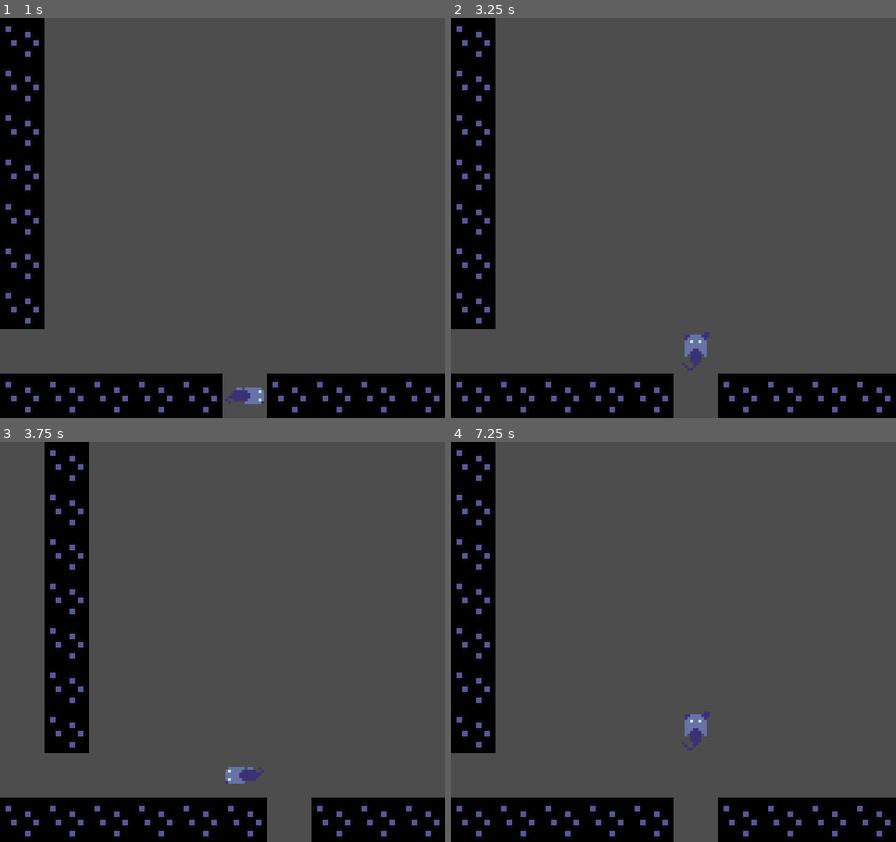
Above: before the commit, frames 1-4 (two rows, left to right).
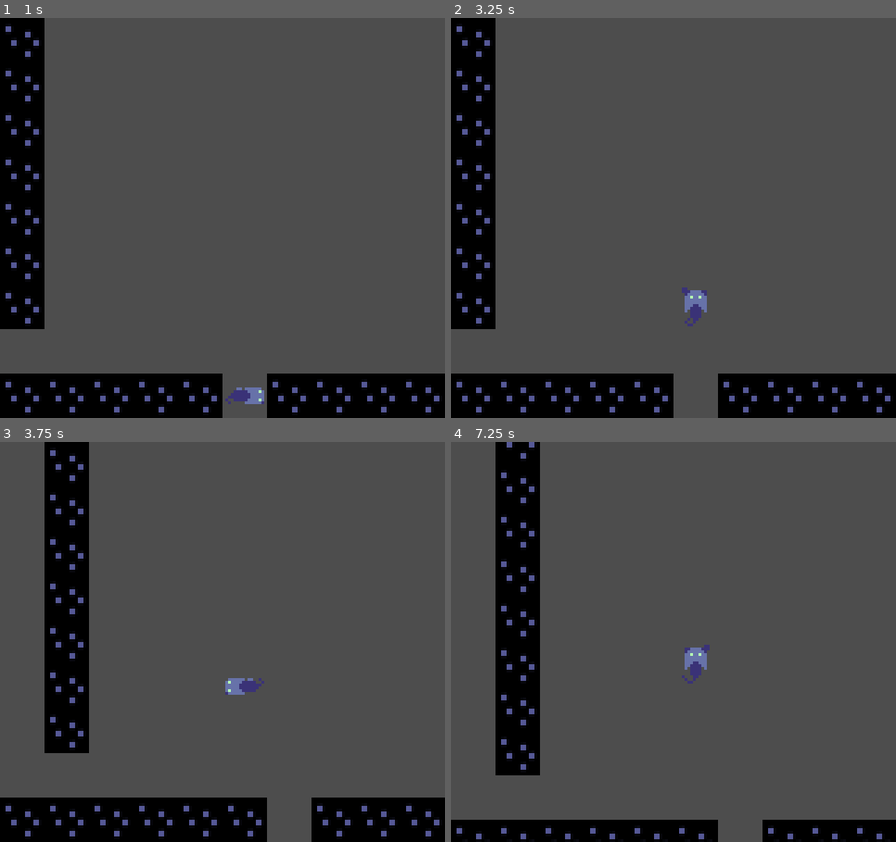
Above: after the commit, the same moments.

Repository: SnowJackGames/keep-your-color-kitty
Game: Godot game, scene res://scenes/Node2D.tscn
Same seed, same stepped clock (60 frames per second), same inputs: the game is played once before the commit and once after it. The project has no main scene, so this scene is started directly.
Inputs:
- Up to frame 1 (1 s): tap Enter at 0.5 s; hold Right (ui_right) from 0.53 s (still down)
- Up to frame 2 (3.25 s): tap Space at 1.25, 2.75 s; release Right (ui_right) at 1.28 s; hold Down (ui_down) 1.28-2.03 s; tap Enter at 2 s; hold Right (ui_right) 2.03-2.78 s; hold Up (ui_up) from 2.78 s (still down)
- Up to frame 3 (3.75 s): release Up (ui_up) at 3.53 s; hold Left (ui_left) from 3.53 s (still down)
- Up to frame 4 (7.25 s): tap Enter at 5 s; release Left (ui_left) at 5.03 s; hold Down (ui_down) 5.03-5.78 s; tap Space at 5.75 s; hold Right (ui_right) 5.78-6.53 s; hold Up (ui_up) from 6.53 s (still down)

Frame 1 is identical in both runs. In frame 2, 0.7% of the frame differs, in the area x 51-59%, y 67-89%; in frame 3, 0.6%; in frame 4, 23%, in the area x 0-100%, y 0-100%.

Commit message:
basic turn-based movement

Diff:
--- a/project.godot
+++ b/project.godot
@@ -16,6 +16,10 @@
 boot_splash/use_filter=false
 config/icon="res://icon.svg"
 
+[autoload]
+
+Debug="*uid://i8q3nygdq8fy"
+
 [display]
 
 window/size/viewport_width=160
--- a/scenes/Node2D.tscn
+++ b/scenes/Node2D.tscn
@@ -1,9 +1,11 @@
 [gd_scene format=3 uid="uid://bvivttt157co2"]
 
+[ext_resource type="Script" uid="uid://cvlrsnc0vhmnh" path="res://scripts/game_manager.gd" id="1_iweij"]
 [ext_resource type="PackedScene" uid="uid://cdr8jgfxou2vs" path="res://scenes/player.tscn" id="1_req00"]
 [ext_resource type="PackedScene" uid="uid://cy1feuedew32n" path="res://scenes/wall.tscn" id="2_iweij"]
 
 [node name="Node2D" type="Node2D" unique_id=1141408967]
+script = ExtResource("1_iweij")
 
 [node name="Elements" type="Node" parent="." unique_id=863767842]
 
@@ -17,266 +19,354 @@
 
 [node name="Wall" parent="Elements/Walls" unique_id=34819834 instance=ExtResource("2_iweij")]
 position = Vector2(0, 112)
+script = null
 
 [node name="Wall2" parent="Elements/Walls" unique_id=1467326679 instance=ExtResource("2_iweij")]
 position = Vector2(0, 96)
+script = null
 
 [node name="Wall3" parent="Elements/Walls" unique_id=1869753478 instance=ExtResource("2_iweij")]
 position = Vector2(0, 80)
+script = null
 
 [node name="Wall4" parent="Elements/Walls" unique_id=1629543131 instance=ExtResource("2_iweij")]
 position = Vector2(0, 64)
+script = null
 
 [node name="Wall5" parent="Elements/Walls" unique_id=2006624537 instance=ExtResource("2_iweij")]
 position = Vector2(0, 48)
+script = null
 
 [node name="Wall6" parent="Elements/Walls" unique_id=402114513 instance=ExtResource("2_iweij")]
 position = Vector2(0, 32)
+script = null
 
 [node name="Wall7" parent="Elements/Walls" unique_id=1493262896 instance=ExtResource("2_iweij")]
 position = Vector2(0, 16)
+script = null
 
 [node name="Wall8" parent="Elements/Walls" unique_id=2057112403 instance=ExtResource("2_iweij")]
+script = null
 
 [node name="Wall9" parent="Elements/Walls" unique_id=246639627 instance=ExtResource("2_iweij")]
 position = Vector2(16, 0)
+script = null
 
 [node name="Wall10" parent="Elements/Walls" unique_id=1086159295 instance=ExtResource("2_iweij")]
 position = Vector2(32, 0)
+script = null
 
 [node name="Wall11" parent="Elements/Walls" unique_id=101844750 instance=ExtResource("2_iweij")]
 position = Vector2(48, 0)
+script = null
 
 [node name="Wall12" parent="Elements/Walls" unique_id=79701289 instance=ExtResource("2_iweij")]
 position = Vector2(64, 0)
+script = null
 
 [node name="Wall13" parent="Elements/Walls" unique_id=1055959612 instance=ExtResource("2_iweij")]
 position = Vector2(80, 0)
+script = null
 
 [node name="Wall14" parent="Elements/Walls" unique_id=32487809 instance=ExtResource("2_iweij")]
 position = Vector2(96, 0)
+script = null
 
 [node name="Wall15" parent="Elements/Walls" unique_id=1254649187 instance=ExtResource("2_iweij")]
 position = Vector2(112, 0)
+script = null
 
 [node name="Wall16" parent="Elements/Walls" unique_id=1758449830 instance=ExtResource("2_iweij")]
 position = Vector2(128, 0)
+script = null
 
 [node name="Wall17" parent="Elements/Walls" unique_id=1170690918 instance=ExtResource("2_iweij")]
 position = Vector2(144, 0)
+script = null
 
 [node name="Wall37" parent="Elements/Walls" unique_id=312628213 instance=ExtResource("2_iweij")]
 position = Vector2(144, 272)
+script = null
 
 [node name="Wall38" parent="Elements/Walls" unique_id=1447846538 instance=ExtResource("2_iweij")]
 position = Vector2(176, 272)
+script = null
 
 [node name="Wall39" parent="Elements/Walls" unique_id=742144262 instance=ExtResource("2_iweij")]
 position = Vector2(192, 272)
+script = null
 
 [node name="Wall40" parent="Elements/Walls" unique_id=2046372176 instance=ExtResource("2_iweij")]
 position = Vector2(208, 272)
+script = null
 
 [node name="Wall41" parent="Elements/Walls" unique_id=2129358049 instance=ExtResource("2_iweij")]
 position = Vector2(224, 272)
+script = null
 
 [node name="Wall42" parent="Elements/Walls" unique_id=783149502 instance=ExtResource("2_iweij")]
 position = Vector2(240, 272)
+script = null
 
 [node name="Wall43" parent="Elements/Walls" unique_id=434918128 instance=ExtResource("2_iweij")]
 position = Vector2(256, 272)
+script = null
 
 [node name="Wall44" parent="Elements/Walls" unique_id=1335436364 instance=ExtResource("2_iweij")]
 position = Vector2(272, 272)
+script = null
 
 [node name="Wall45" parent="Elements/Walls" unique_id=622352666 instance=ExtResource("2_iweij")]
 position = Vector2(288, 272)
+script = null
 
 [node name="Wall46" parent="Elements/Walls" unique_id=1419604843 instance=ExtResource("2_iweij")]
 position = Vector2(304, 128)
+script = null
 
 [node name="Wall47" parent="Elements/Walls" unique_id=1799628797 instance=ExtResource("2_iweij")]
 position = Vector2(304, 112)
+script = null
 
 [node name="Wall48" parent="Elements/Walls" unique_id=359963579 instance=ExtResource("2_iweij")]
 position = Vector2(304, 96)
+script = null
 
 [node name="Wall49" parent="Elements/Walls" unique_id=820617946 instance=ExtResource("2_iweij")]
 position = Vector2(304, 80)
+script = null
 
 [node name="Wall50" parent="Elements/Walls" unique_id=652027484 instance=ExtResource("2_iweij")]
 position = Vector2(304, 64)
+script = null
 
 [node name="Wall51" parent="Elements/Walls" unique_id=1588980359 instance=ExtResource("2_iweij")]
 position = Vector2(304, 48)
+script = null
 
 [node name="Wall52" parent="Elements/Walls" unique_id=1786089538 instance=ExtResource("2_iweij")]
 position = Vector2(304, 32)
+script = null
 
 [node name="Wall53" parent="Elements/Walls" unique_id=2031246519 instance=ExtResource("2_iweij")]
 position = Vector2(304, 16)
+script = null
 
 [node name="Wall54" parent="Elements/Walls" unique_id=1791113922 instance=ExtResource("2_iweij")]
 position = Vector2(304, 0)
+script = null
 
 [node name="Wall64" parent="Elements/Walls" unique_id=1173333588 instance=ExtResource("2_iweij")]
 position = Vector2(304, 272)
+script = null
 
 [node name="Wall65" parent="Elements/Walls" unique_id=1145789992 instance=ExtResource("2_iweij")]
 position = Vector2(304, 256)
+script = null
 
 [node name="Wall66" parent="Elements/Walls" unique_id=2026410398 instance=ExtResource("2_iweij")]
 position = Vector2(304, 240)
+script = null
 
 [node name="Wall67" parent="Elements/Walls" unique_id=250082568 instance=ExtResource("2_iweij")]
 position = Vector2(304, 224)
+script = null
 
 [node name="Wall68" parent="Elements/Walls" unique_id=1635400388 instance=ExtResource("2_iweij")]
 position = Vector2(304, 208)
+script = null
 
 [node name="Wall69" parent="Elements/Walls" unique_id=1565954489 instance=ExtResource("2_iweij")]
 position = Vector2(304, 192)
+script = null
 
 [node name="Wall70" parent="Elements/Walls" unique_id=984604331 instance=ExtResource("2_iweij")]
 position = Vector2(304, 176)
+script = null
 
 [node name="Wall71" parent="Elements/Walls" unique_id=11353597 instance=ExtResource("2_iweij")]
 position = Vector2(304, 160)
+script = null
 
 [node name="Wall72" parent="Elements/Walls" unique_id=1311975031 instance=ExtResource("2_iweij")]
 position = Vector2(304, 144)
+script = null
 
 [node name="Wall74" parent="Elements/Walls" unique_id=479034916 instance=ExtResource("2_iweij")]
 position = Vector2(240, 48)
+script = null
 
 [node name="Wall75" parent="Elements/Walls" unique_id=30069909 instance=ExtResource("2_iweij")]
 position = Vector2(240, 160)
+script = null
 
 [node name="Wall76" parent="Elements/Walls" unique_id=229375014 instance=ExtResource("2_iweij")]
 position = Vector2(240, 144)
+script = null
 
 [node name="Wall77" parent="Elements/Walls" unique_id=588854825 instance=ExtResource("2_iweij")]
 position = Vector2(240, 128)
+script = null
 
 [node name="Wall78" parent="Elements/Walls" unique_id=999174597 instance=ExtResource("2_iweij")]
 position = Vector2(240, 112)
+script = null
 
 [node name="Wall79" parent="Elements/Walls" unique_id=1328023922 instance=ExtResource("2_iweij")]
 position = Vector2(240, 96)
+script = null
 
 [node name="Wall80" parent="Elements/Walls" unique_id=457947343 instance=ExtResource("2_iweij")]
 position = Vector2(240, 80)
+script = null
 
 [node name="Wall81" parent="Elements/Walls" unique_id=46557147 instance=ExtResource("2_iweij")]
 position = Vector2(240, 64)
+script = null
 
 [node name="Wall82" parent="Elements/Walls" unique_id=114534666 instance=ExtResource("2_iweij")]
 position = Vector2(80, 128)
+script = null
 
 [node name="Wall83" parent="Elements/Walls" unique_id=298647955 instance=ExtResource("2_iweij")]
 position = Vector2(80, 240)
+script = null
 
 [node name="Wall84" parent="Elements/Walls" unique_id=843830364 instance=ExtResource("2_iweij")]
 position = Vector2(80, 224)
+script = null
 
 [node name="Wall85" parent="Elements/Walls" unique_id=169303056 instance=ExtResource("2_iweij")]
 position = Vector2(80, 208)
+script = null
 
 [node name="Wall86" parent="Elements/Walls" unique_id=40836783 instance=ExtResource("2_iweij")]
 position = Vector2(80, 192)
+script = null
 
 [node name="Wall87" parent="Elements/Walls" unique_id=1518004122 instance=ExtResource("2_iweij")]
 position = Vector2(80, 176)
+script = null
 
 [node name="Wall88" parent="Elements/Walls" unique_id=876152933 instance=ExtResource("2_iweij")]
 position = Vector2(80, 160)
+script = null
 
 [node name="Wall89" parent="Elements/Walls" unique_id=1204213929 instance=ExtResource("2_iweij")]
 position = Vector2(80, 144)
+script = null
 
 [node name="Wall55" parent="Elements/Walls" unique_id=558278240 instance=ExtResource("2_iweij")]
 position = Vector2(288, 0)
+script = null
 
 [node name="Wall56" parent="Elements/Walls" unique_id=1989512884 instance=ExtResource("2_iweij")]
 position = Vector2(272, 0)
+script = null
 
 [node name="Wall57" parent="Elements/Walls" unique_id=710820378 instance=ExtResource("2_iweij")]
 position = Vector2(256, 0)
+script = null
 
 [node name="Wall58" parent="Elements/Walls" unique_id=1261270357 instance=ExtResource("2_iweij")]
 position = Vector2(240, 0)
+script = null
 
 [node name="Wall59" parent="Elements/Walls" unique_id=518010295 instance=ExtResource("2_iweij")]
 position = Vector2(224, 0)
+script = null
 
 [node name="Wall60" parent="Elements/Walls" unique_id=1954423239 instance=ExtResource("2_iweij")]
 position = Vector2(208, 0)
+script = null
 
 [node name="Wall61" parent="Elements/Walls" unique_id=1403018349 instance=ExtResource("2_iweij")]
 position = Vector2(192, 0)
+script = null
 
 [node name="Wall62" parent="Elements/Walls" unique_id=201818038 instance=ExtResource("2_iweij")]
 position = Vector2(176, 0)
+script = null
 
 [node name="Wall63" parent="Elements/Walls" unique_id=1408267295 instance=ExtResource("2_iweij")]
 position = Vector2(160, 0)
+script = null
 
 [node name="Wall25" parent="Elements/Walls" unique_id=577547463 instance=ExtResource("2_iweij")]
 position = Vector2(160, 288)
+script = null
 
 [node name="Wall26" parent="Elements/Walls" unique_id=463812164 instance=ExtResource("2_iweij")]
 position = Vector2(128, 272)
+script = null
 
 [node name="Wall27" parent="Elements/Walls" unique_id=637948336 instance=ExtResource("2_iweij")]
 position = Vector2(112, 272)
+script = null
 
 [node name="Wall28" parent="Elements/Walls" unique_id=1626720894 instance=ExtResource("2_iweij")]
 position = Vector2(96, 272)
+script = null
 
 [node name="Wall29" parent="Elements/Walls" unique_id=633797710 instance=ExtResource("2_iweij")]
 position = Vector2(80, 272)
+script = null
 
 [node name="Wall30" parent="Elements/Walls" unique_id=1738669351 instance=ExtResource("2_iweij")]
 position = Vector2(64, 272)
+script = null
 
 [node name="Wall31" parent="Elements/Walls" unique_id=1199046412 instance=ExtResource("2_iweij")]
 position = Vector2(48, 272)
+script = null
 
 [node name="Wall32" parent="Elements/Walls" unique_id=1916833889 instance=ExtResource("2_iweij")]
 position = Vector2(32, 272)
+script = null
 
 [node name="Wall35" parent="Elements/Walls" unique_id=664295226 instance=ExtResource("2_iweij")]
 position = Vector2(16, 272)
+script = null
 
 [node name="Wall36" parent="Elements/Walls" unique_id=2062648921 instance=ExtResource("2_iweij")]
 position = Vector2(0, 272)
+script = null
 
 [node name="Wall33" parent="Elements/Walls" unique_id=982038562 instance=ExtResource("2_iweij")]
 position = Vector2(0, 128)
+script = null
 
 [node name="Wall18" parent="Elements/Walls" unique_id=349061599 instance=ExtResource("2_iweij")]
 position = Vector2(0, 224)
+script = null
 
 [node name="Wall19" parent="Elements/Walls" unique_id=375496895 instance=ExtResource("2_iweij")]
 position = Vector2(0, 208)
+script = null
 
 [node name="Wall20" parent="Elements/Walls" unique_id=2124170225 instance=ExtResource("2_iweij")]
 position = Vector2(0, 192)
+script = null
 
 [node name="Wall21" parent="Elements/Walls" unique_id=839101706 instance=ExtResource("2_iweij")]
 position = Vector2(0, 176)
+script = null
 
 [node name="Wall22" parent="Elements/Walls" unique_id=1878707927 instance=ExtResource("2_iweij")]
 position = Vector2(0, 160)
+script = null
 
 [node name="Wall23" parent="Elements/Walls" unique_id=1763821353 instance=ExtResource("2_iweij")]
 position = Vector2(0, 144)
+script = null
 
 [node name="Wall34" parent="Elements/Walls" unique_id=1989003227 instance=ExtResource("2_iweij")]
 position = Vector2(0, 240)
+script = null
 
 [node name="Wall73" parent="Elements/Walls" unique_id=1562313152 instance=ExtResource("2_iweij")]
 position = Vector2(0, 256)
+script = null
 
 [node name="Camera2D" type="Camera2D" parent="." unique_id=768179103]
 position = Vector2(160, 272)
--- a/scenes/wall.gd
+++ b/scenes/wall.gd
@@ -1,8 +1,5 @@
-@tool
 extends StaticBody2D
 
-@onready var sprite = $Sprite2D
-@onready var collision_shape = $CollisionShape2D
 
 # Called when the node enters the scene tree for the first time.
 func _ready() -> void:
--- /dev/null
+++ b/scripts/debug.gd
@@ -0,0 +1,5 @@
+extends Node
+var debug = true
+func say(message: String) -> void:
+	if debug:
+		print("[%s] %s" % [Time.get_time_string_from_system(), message])
--- /dev/null
+++ b/scripts/game_manager.gd
@@ -0,0 +1,47 @@
+extends Node2D
+
+@onready var player_character : CharacterBody2D = $Elements/Player
+@export var ai_character : CharacterBody2D
+@export var current_character : CharacterBody2D
+
+var game_over : bool = false
+
+func next_turn ():
+	Debug.say("starting turn")
+	if game_over:
+		return
+	if current_character != null:
+		current_character.end_turn()
+		Debug.say("was not null")
+	if (current_character == ai_character) or (current_character == null) or (ai_character == null):
+		current_character = player_character
+		Debug.say("set current character to player")
+	else:
+		current_character = ai_character
+
+	Debug.say("beginning turn")
+	current_character.begin_turn()
+
+	if current_character == player_character:
+		pass
+		Debug.say("player UI stuff")
+		# enable and set player ui
+	else:
+		Debug.say("enemy turn")
+		#disable player ui
+		await get_tree().create_timer(randf_range(0.5, 1.5)).timeout
+		# cast combat action
+		await get_tree().create_timer(0.5).timeout
+
+	await current_character.FinishedTurn
+	Debug.say("finished turn")
+	next_turn()
+
+# Called when the node enters the scene tree for the first time.
+func _ready() -> void:
+	next_turn()
+
+
+# Called every frame. 'delta' is the elapsed time since the previous frame.
+func _process(delta: float) -> void:
+	pass
--- a/scripts/player.gd
+++ b/scripts/player.gd
@@ -3,8 +3,17 @@
 @onready var ray = $RayCast2D
 @onready var sprite = $AnimatedSprite2D
 var grid_size = 16
+var can_move = false
+var can_action = false
 
+signal OnTakeDamage (health : int)
+signal OnHeal (health : int)
+signal CantMoveHere
+signal FinishedTurn
 
+@export var is_player : bool
+@export var cur_health : int
+@export var max_health : int
 
 var inputs = {
 	'ui_up': Vector2.UP,
@@ -20,19 +29,49 @@
 	'ui_right': "walk right"
 }
 
-func _unhandled_input(event: InputEvent) -> void:
-	for dir in inputs.keys():
-		if event.is_action_pressed(dir):
-			var vector_pos = inputs[dir] * grid_size
-			move(vector_pos)
-			animation(dir)
+func begin_turn ():
+	can_move = true
+	can_action = true
+
+func end_turn ():
+	can_move = false
+	can_action = false
+
+func _process (delta):
+	if can_move == true:
+		for dir in inputs.keys():
+			if Input.is_action_pressed(dir):
+				declare_move(dir)
+				set_process(false)
+				await get_tree().create_timer(0.2).timeout
+				set_process(true)
+
+func declare_move(dir):
+	var vector_pos = inputs[dir] * grid_size
+	move(vector_pos)
+	animation(dir)
+	if can_move == false:
+		FinishedTurn.emit()
+
+func declare_action():
+	can_move = false
 
 func move(vector_pos):
 	ray.target_position = vector_pos
 	ray.force_raycast_update()
 	if !ray.is_colliding():
 		position += vector_pos
+		can_move = false
+	else:
+		Debug.say("wall")
 
 func animation(dir):
 	sprite.frame = (sprite.frame + 1) % 2
 	sprite.animation = directional_walk_animations[dir]
+
+
+func take_damage (amount : int):
+	pass
+
+func heal (amount : int):
+	pass
Not shown, added: scripts/debug.gd.uid
Not shown, added: scripts/game_manager.gd.uid
